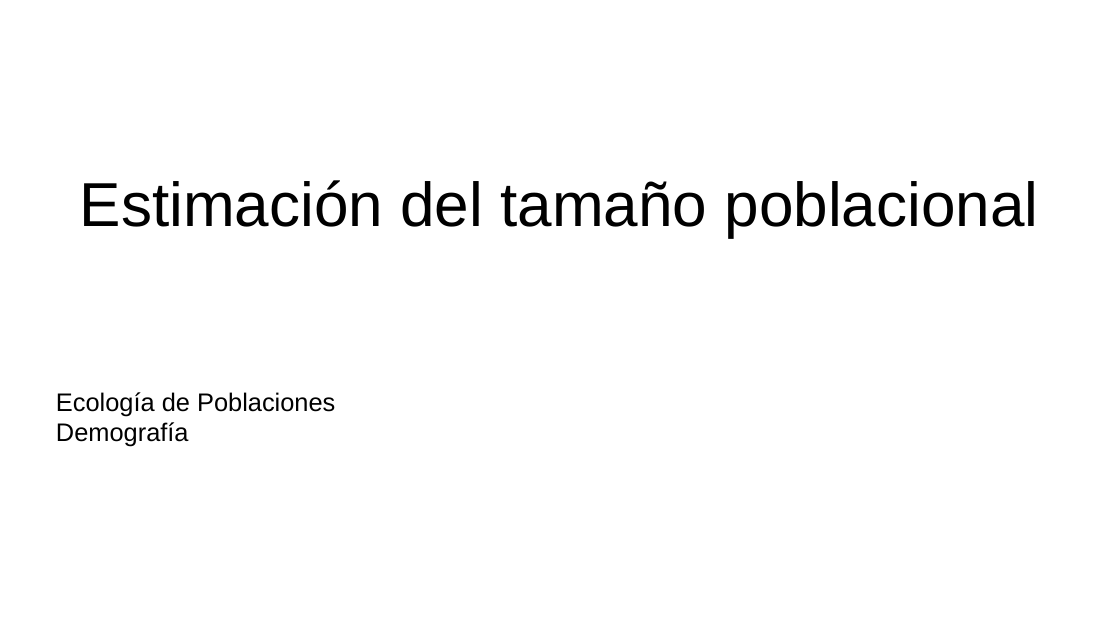
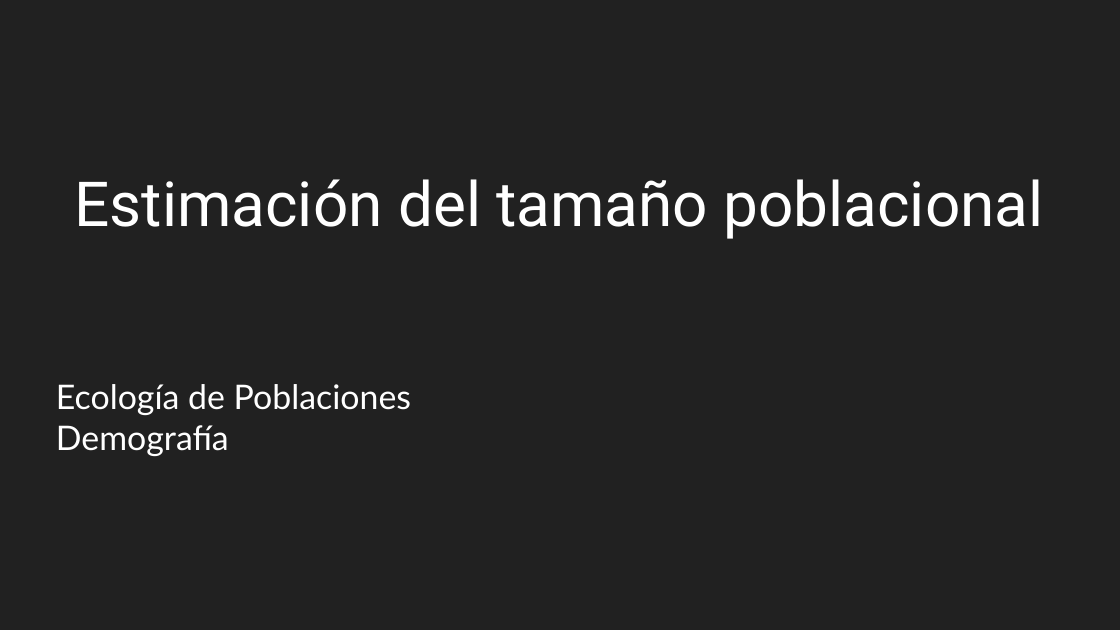
Before and after one commit to gerardommc/Ecologia-poblaciones, a slide deck: slide 1 of Unidad-2/Estimacion-tamano.odp. Drawn at 1120x630 pixels with LibreOffice and Linux fonts; fonts in the diff are those of the drawing. Boxes give left, top, right and bottom in pixels: in the first picture for what was removed or moved away, otherwise in the second. Text is boxed around its words. In the diff, an @@ line names an element or a change of style, - is before the commit and + after.

Commit message:
estimacion tamaño

```diff
--- a/Unidad-2/Estimacion-tamano.odp
+++ b/Unidad-2/Estimacion-tamano.odp
@@ background #FFFFFF to #212121 @@
@@ title "Estimación del tamaño poblacional" at [75, 179, 1044, 239]: font Arial to Roboto, text colour #000000 to #FFFFFF @@
@@ subtitle "Ecología de Poblaciones" at [56, 384, 411, 456]: size 18 to 24 pt, font Arial to Lato, text colour #000000 to #FFFFFF @@
```
Also in this commit, not shown: 12 other slides changed, 4 slides added, 1 other file.
